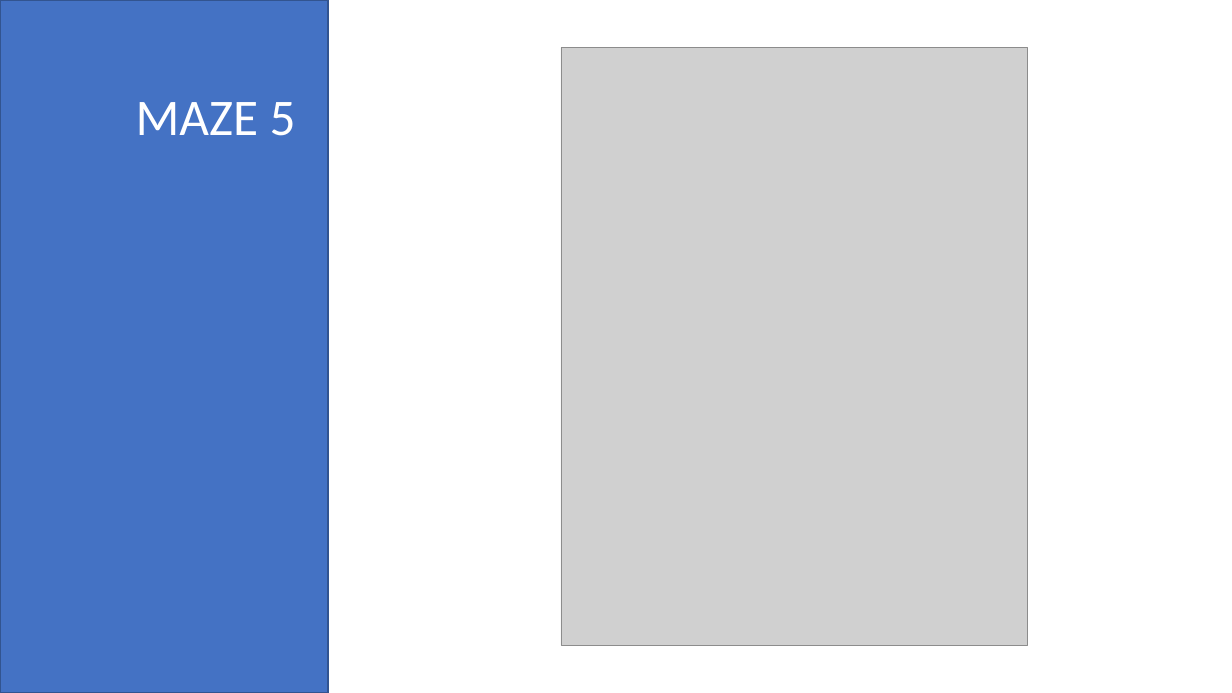
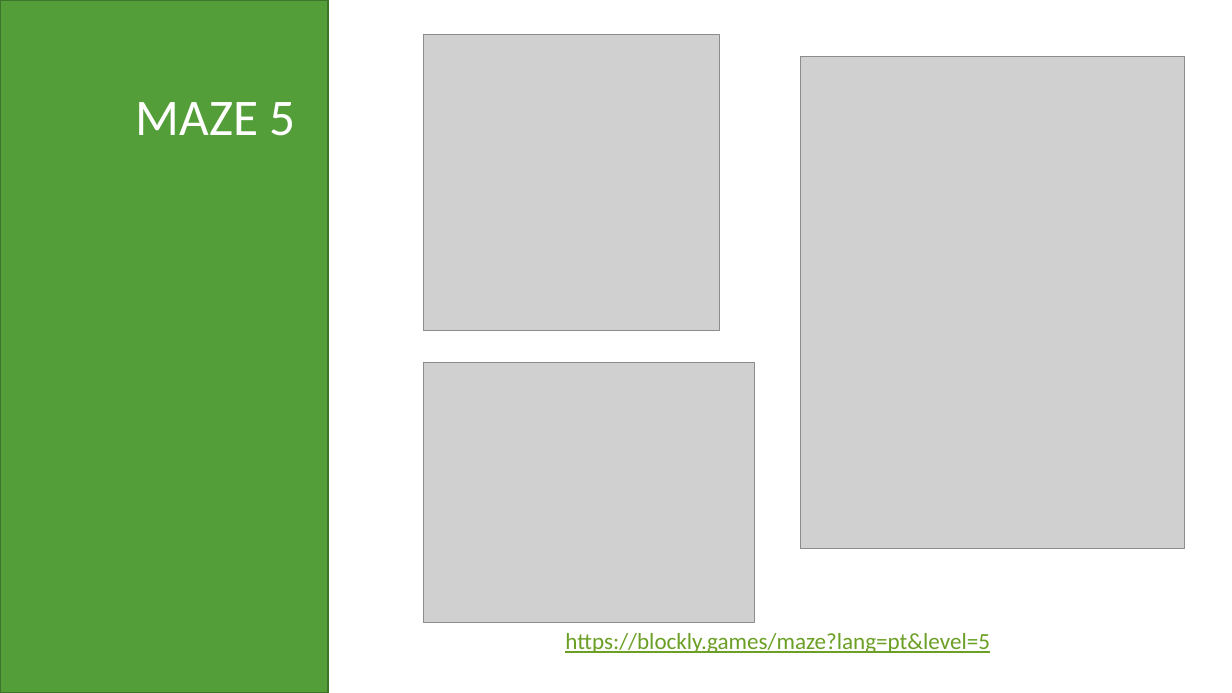
Before and after one commit to EPSM-INF-2022-2025/LP, a slide deck: slide 16 of Algoritmos.pptx (slide 10 before the commit). Drawn at 1232x693 pixels with LibreOffice and Linux fonts; fonts in the diff are those of the drawing; grey boxes stand for pictures. Boxes give left, top, right and bottom in pixels: in the first picture for what was removed or moved away, otherwise in the second. Text is boxed around its words. In the diff, an @@ line names an element or a change of style, - is before the commit and + after.

```diff
--- a/Algoritmos.pptx
+++ b/Algoritmos.pptx
@@ rectangle at (x1=0, y1=0, x2=328, y2=693): fill #4472C4 to #549E39; outline #325491 1 pt to #3E752A 1 pt @@
@@ picture added at (x1=423, y1=34, x2=719, y2=331) @@
@@ picture resized from (x1=561, y1=47, x2=1028, y2=645) to (x1=801, y1=56, x2=1185, y2=548) @@
@@ picture added at (x1=423, y1=362, x2=754, y2=623) @@
@@ text added at (x1=565, y1=633, x2=990, y2=653), 18 pt, text #6B9F25, underline @@
+https://blockly.games/maze?lang=pt&level=5
```
Also in this commit, not shown: 5 other slides changed, 24 slides added, 5 slides removed, 1 other file.
